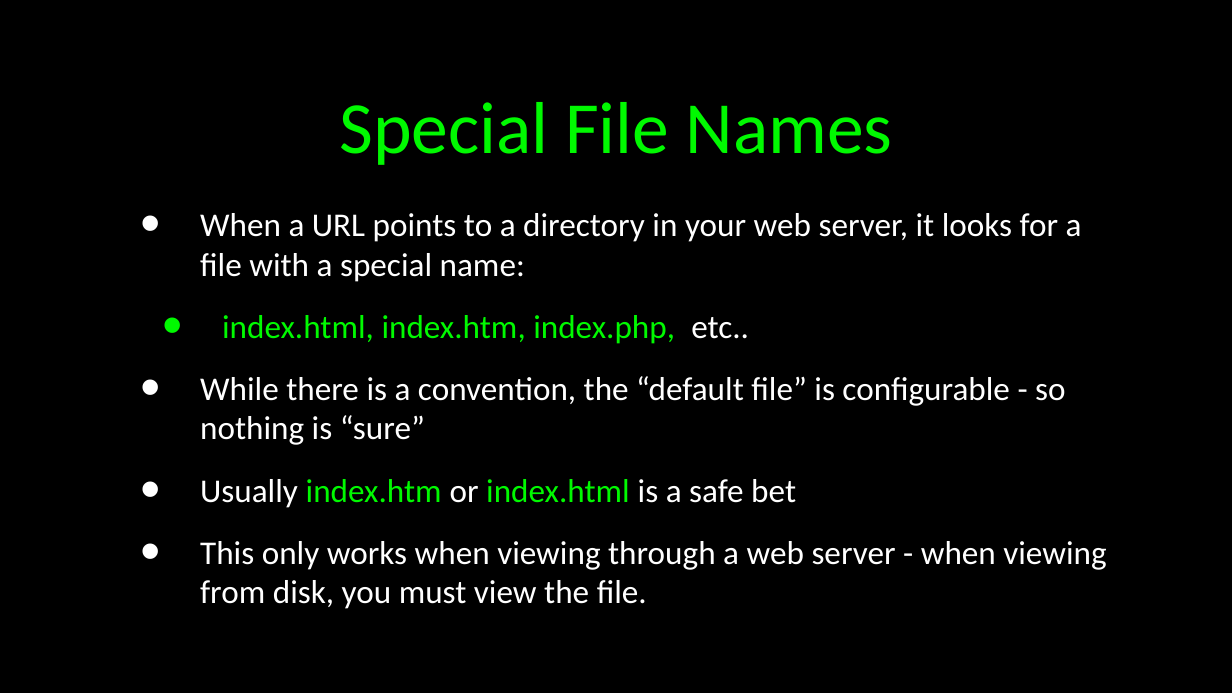
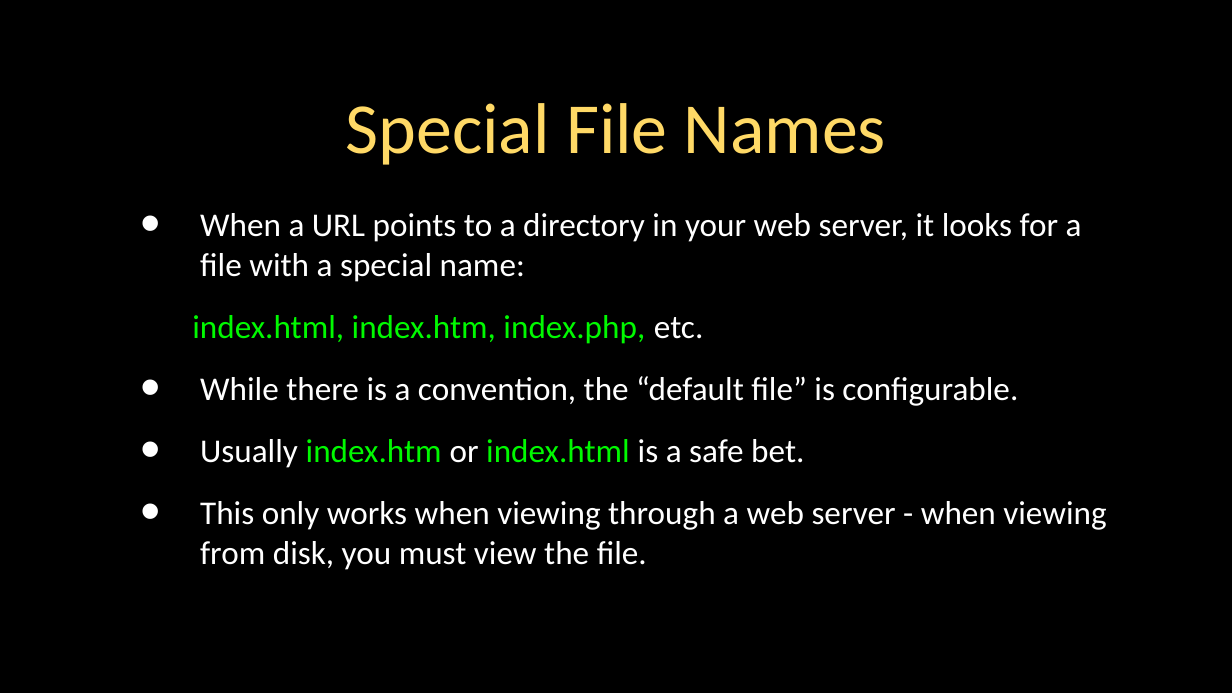
Before and after one commit to csev/wa4e, a slide deck: slide 12 of lectures/Web-02-HTML.ppt. Drawn at 1232x693 pixels with LibreOffice and Linux fonts; fonts in the diff are those of the drawing. Boxes give left, top, right and bottom in pixels: in the first picture for what was removed or moved away, otherwise in the second. Text is boxed around its words. In the diff, an @@ line names an element or a change of style, - is before the commit and + after.

```diff
--- a/lectures/Web-02-HTML.ppt
+++ b/lectures/Web-02-HTML.ppt
@@ title "Special File Names" at <box>346,103,886,165</box>: size 43 to 42 pt, text colour #00F900 to #FFD966 @@
@@ text at <box>192,315,1018,468</box>: text changed @@
-  • index.html, index.htm, index.php, etc..
-• While there is a convention, the “default file” is configurable - so nothing is “sure”
-• Usually index.htm or index.html is a safe bet
+  index.html, index.htm, index.php, etc.
+• While there is a convention, the “default file” is configurable.
+• Usually index.htm or index.html is a safe bet.
```
Also in this commit, not shown: 28 other slides changed, 2 other files.
